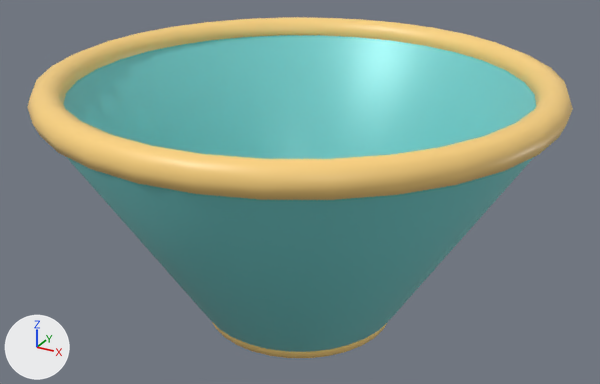
The Blender file assets/models/source/Funnel.blend as it was, and as the next commit left it.
Before and after are seen from a 50 mm lens placed at (3.61, -6.57, 4.98), pointed at (-0.03, 0.05, 1.67). The axes (+X, +Y, +Z) are drawn at lower left. The lights are the same throughout. The older version comes first.

The first picture shows 'Funnel_Body', 'Funnel_Throat_Rim', 'Funnel_Top_Rim'.
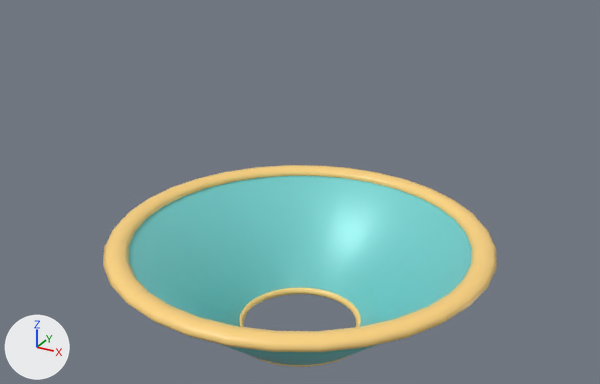
Boxes [x1, y1, x2, y2] around the edits, measured in the pictures (600 x 384 px):
'Funnel_Body', rescaled (27% narrower, 40% shorter): before [64, 35, 536, 352]; after [129, 176, 472, 365]
'Funnel_Top_Rim', rescaled (28% narrower): before [27, 17, 573, 200]; after [103, 165, 497, 352]
'Funnel_Throat_Rim', rescaled: before [212, 322, 388, 358]; after [239, 288, 361, 367]

The change, as a diff of the scene's bpy script:
```diff
--- a/assets/models/source/Funnel.blend.py
+++ b/assets/models/source/Funnel.blend.py
@@ me_funnel_body_mesh @@
 # used by ob_funnel_body; parent = ob_funnel_root; location = (0.0, 0.0, 0.0)
-me_funnel_body_mesh.from_pydata(...)  # 384 vertices, 384 faces; spans x -2.38..2.38, y -2.38..2.38, z 0.48..2.78
+me_funnel_body_mesh.from_pydata(...)  # 384 vertices, 384 faces; spans x -1.91..1.91, y -1.91..1.91, z 0.2..1.17
+# me_funnel_body_mesh part 1: the whole mesh is scaled about the mesh origin by (0.8, 0.8, 0.42)
 me_funnel_body_mesh.materials.append(mat_funnel_teal)
@@ me_环体 @@
 # used by ob_funnel_top_rim; parent = ob_funnel_root; location = (0.0, 0.0, 2.78)
-me_环体.from_pydata(...)  # 256 vertices, 256 faces; spans x -2.43..2.43, y -2.43..2.43, z -0.15..0.15
+me_环体.from_pydata(...)  # 256 vertices, 256 faces; spans x -1.94..1.94, y -1.94..1.94, z -0.06..0.06
+# me_环体 part 2: the whole mesh is scaled about its middle by (0.8, 0.8, 0.42)
 me_环体.materials.append(mat_funnel_rim)
@@ me_环体_001 @@
 # used by ob_funnel_throat_rim; parent = ob_funnel_root; location = (0.0, 0.0, 0.48)
-me_环体_001.from_pydata(...)  # 256 vertices, 256 faces; spans x -0.98..0.98, y -0.98..0.98, z -0.12..0.12
+me_环体_001.from_pydata(...)  # 256 vertices, 256 faces; spans x -0.78..0.78, y -0.78..0.78, z -0.05..0.05
+# me_环体_001 part 3: the whole mesh is scaled about its middle by (0.8, 0.8, 0.42)
 me_环体_001.materials.append(mat_funnel_rim)
@@ ob_funnel_top_rim @@
 ob_funnel_top_rim.parent = ob_funnel_root
-ob_funnel_top_rim.location = (0.0, 0.0, 2.78)
+ob_funnel_top_rim.location = (0.0, 0.0, 1.168)
@@ ob_funnel_throat_rim @@
 ob_funnel_throat_rim.parent = ob_funnel_root
-ob_funnel_throat_rim.location = (0.0, 0.0, 0.48)
+ob_funnel_throat_rim.location = (0.0, 0.0, 0.202)
```
